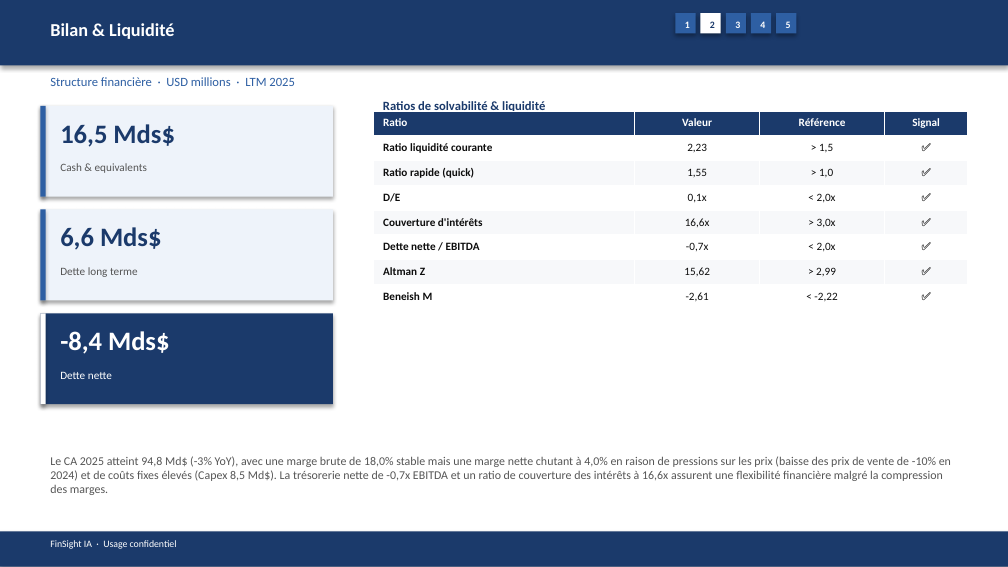
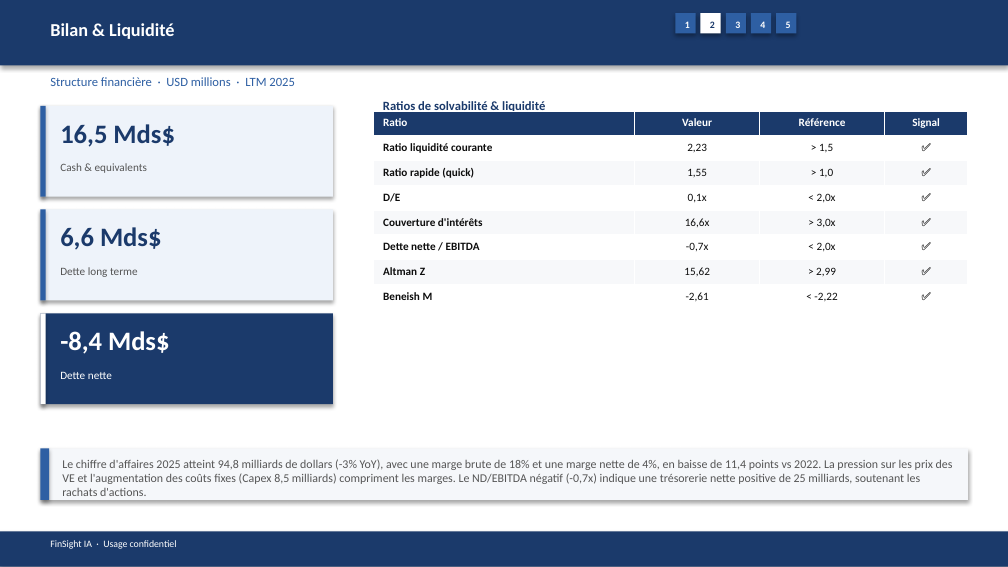
Before and after one commit to baptistejeh07-art/finsight-ia, a slide deck: slide 9 of preview/TSLA/TSLA_pitchbook.pptx. Drawn at 1008x567 pixels with LibreOffice and Linux fonts; fonts in the diff are those of the drawing. Boxes give left, top, right and bottom in pixels: in the first picture for what was removed or moved away, otherwise in the second. Text is boxed around its words. In the diff, an @@ line names an element or a change of style, - is before the commit and + after.

```diff
--- a/preview/TSLA/TSLA_pitchbook.pptx
+++ b/preview/TSLA/TSLA_pitchbook.pptx
@@ rectangle added at box(40, 449, 968, 500), fill #F5F7FA @@
@@ rectangle added at box(40, 449, 49, 500), fill #2E5FA3 @@
@@ text at box(62, 459, 953, 501): text changed @@
-Le CA 2025 atteint 94,8 Md$ (-3% YoY), avec une marge brute de 18,0% stable mais une marge nette chutant à 4,0% en raison de pressions sur les prix (baisse des prix de vente de -10% en 2024) et de coûts fixes élevés (Capex 8,5 Md$). La trésorerie nette de -0,7x EBITDA et un ratio de couverture des intérêts à 16,6x assurent une flexibilité financière malgré la compression des marges.
+Le chiffre d'affaires 2025 atteint 94,8 milliards de dollars (-3% YoY), avec une marge brute de 18% et une marge nette de 4%, en baisse de 11,4 points vs 2022. La pression sur les prix des VE et l'augmentation des coûts fixes (Capex 8,5 milliards) compriment les marges. Le ND/EBITDA négatif (-0,7x) indique une trésorerie nette positive de 25 milliards, soutenant les rachats d'actions.
```
Also in this commit, not shown: 17 other slides changed, 4 other files.
